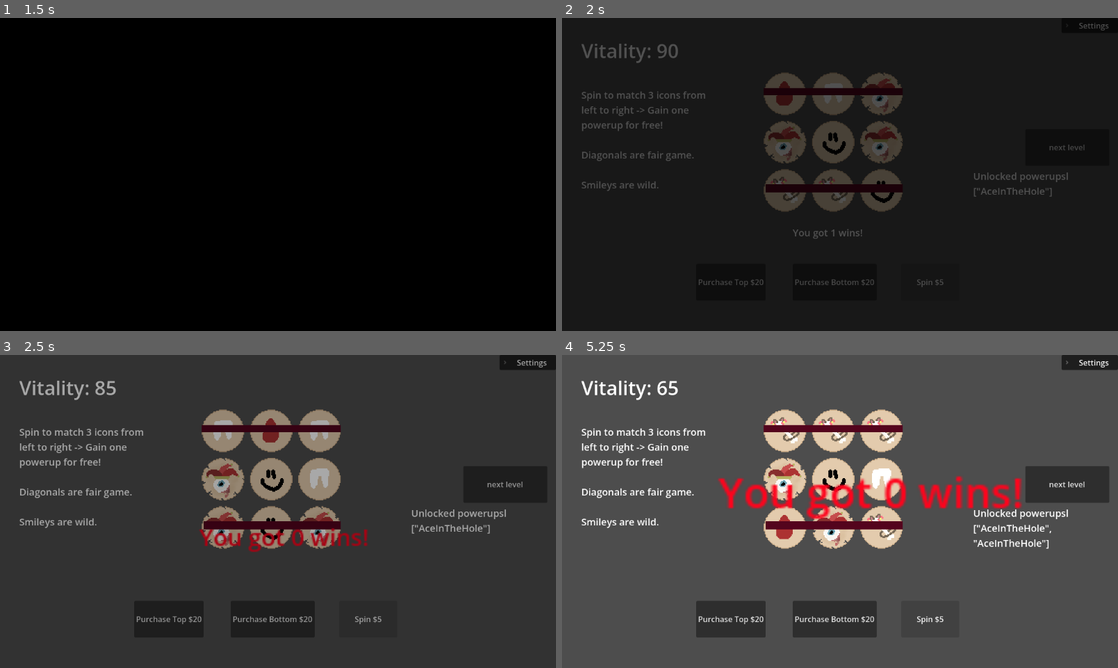
Above: before the commit, frames 1-4 (two rows, left to right).
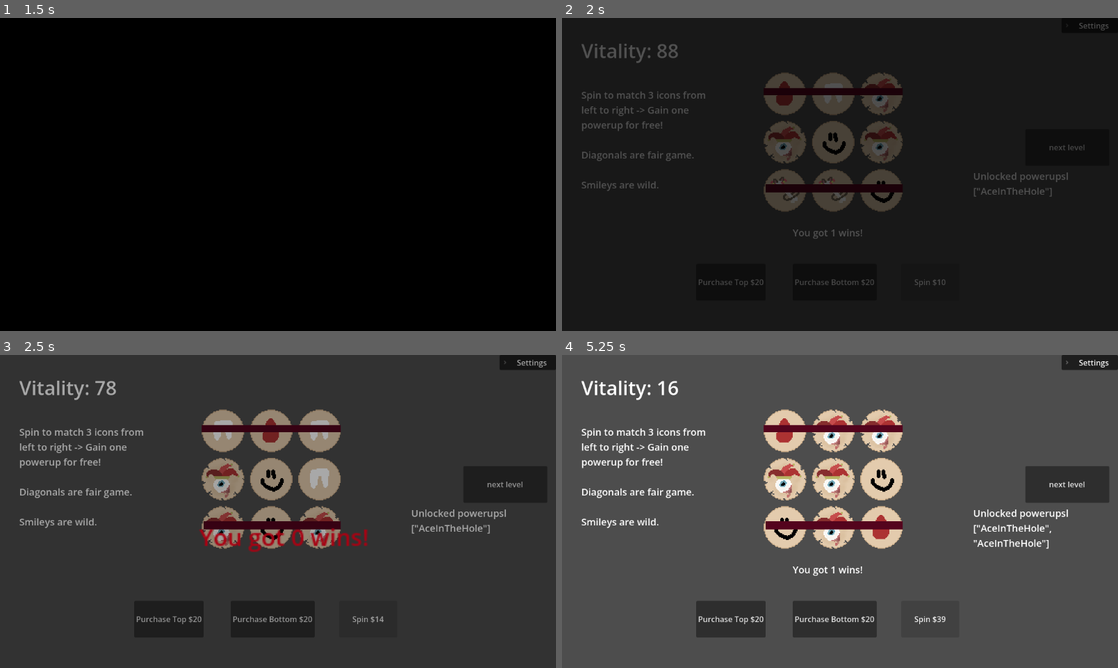
Above: after the commit, the same moments.

Repository: ZaneSoCool/GDaM-Mega-Collab-Fall-2025
Game: Godot game, scene res://Scenes/SlotMachine.tscn
Two runs of this game, one before a commit and one after it. Both use one fixed random seed, a clock stepped at 60 frames per second and the inputs below. This scene is started directly instead of the project's main scene.
Inputs:
- Up to frame 1 (1.5 s): click "Spin $5" at 0.5 s; click "Spin $5" (after the commit: "Spin $7") at 1.25 s
- Up to frame 2 (2 s): no input
- Up to frame 3 (2.5 s): click "Spin $5" (after the commit: "Spin $10") at 2 s
- Up to frame 4 (5.25 s): click "Spin $5" (after the commit: "Spin $14") at 2.75 s; click "Spin $5" (after the commit: "Spin $20") at 3.5 s; click "Spin $5" (after the commit: "Spin $28") at 4.25 s; click "Spin $5" (after the commit: "Spin $39") at 5 s

Frame 1 is identical in both runs. In frame 2, less than 0.1% of the frame differs, in the area x 17-69%, y 8-86%; in frame 3, 0.1%; in frame 4, 4.4%, in the area x 17-83%, y 8-86%.

Commit message:
quick fixes
-spin cost scales
-minimum bet is set to 1
-fixed bug where couldnt move dealer card when dragged near player hand

Diff:
--- a/Scenes/BlackJack.tscn
+++ b/Scenes/BlackJack.tscn
@@ -18,6 +18,7 @@
 mouse_filter = 2
 script = ExtResource("1_15ju2")
 dealer_max_vitality = 20
+minimumBet = 1
 next_scene = "res://Scenes/SlotMachine.tscn"
 metadata/_edit_vertical_guides_ = [-202.0]
 
@@ -139,14 +140,17 @@
 
 [node name="Hit" type="Button" parent="playButtons" unique_id=397636801]
 layout_mode = 2
+tooltip_text = "Get dealt another card."
 text = "Hit"
 
 [node name="Stand" type="Button" parent="playButtons" unique_id=1220319460]
 layout_mode = 2
+tooltip_text = "Stop being dealt cards."
 text = "Stand"
 
 [node name="Double Down" type="Button" parent="playButtons" unique_id=1927427849]
 layout_mode = 2
+tooltip_text = "Double your bet, and get dealt another card."
 text = "Double Down"
 
 [node name="betButtons" type="HBoxContainer" parent="." unique_id=2043701205]
@@ -162,6 +166,7 @@
 offset_bottom = 286.0
 grow_horizontal = 2
 grow_vertical = 2
+tooltip_text = "Get dealt another card."
 theme_override_constants/separation = 30
 alignment = 1
 
@@ -215,6 +220,7 @@
 [node name="PlayerCardsVisualized" type="HBoxContainer" parent="PlayerHand" unique_id=938379931]
 custom_minimum_size = Vector2(0, 102)
 layout_mode = 2
+mouse_filter = 2
 theme_override_constants/separation = 15
 alignment = 1
 
--- a/Scripts/slotMachine.gd
+++ b/Scripts/slotMachine.gd
@@ -14,6 +14,7 @@
 @onready var anim: AnimationPlayer = $AnimationPlayer
 
 var listOfWonItems : Array[String]
+var spinCost : int = 5
 
 var slots = {
 	0 : [],
@@ -29,10 +30,10 @@
 	vitality_label.text = "Vitality: " + str(Global.vitality)
 
 func _on_spin_button_pressed() -> void:
-	if Global.vitality <= 5:
+	if Global.vitality <= spinCost:
 		return
 
-	Global.vitality -= 5
+	Global.vitality -= spinCost
 	vitality_label.text = "Vitality: " + str(Global.vitality)
 
 	for row in slots:
@@ -41,6 +42,9 @@
 
 	readSlots()
 	vitality_label.text = "Vitality: " + str(Global.vitality)
+
+	spinCost = roundi(spinCost * 1.4)
+	$SpinButton.text = "Spin $" + str(spinCost)
 
 func getSlots():
 	for i in range(grid.get_child_count()):
